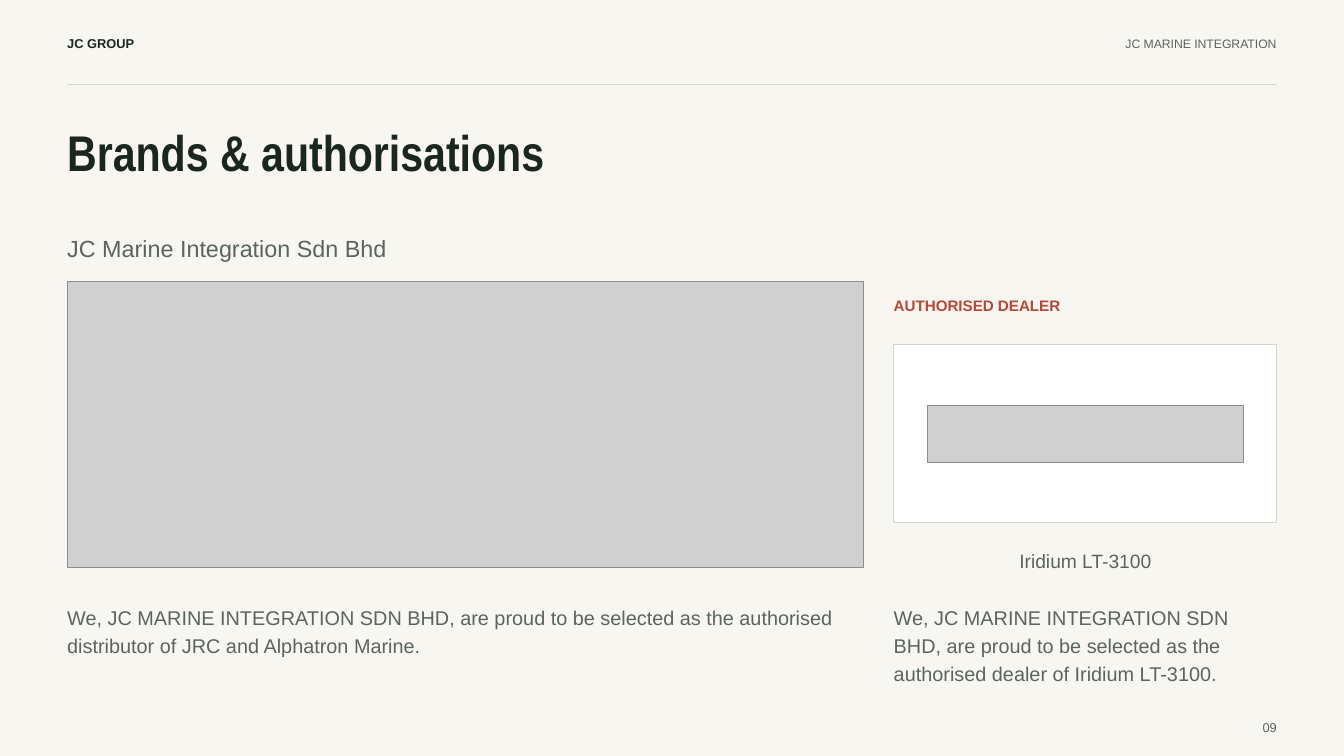
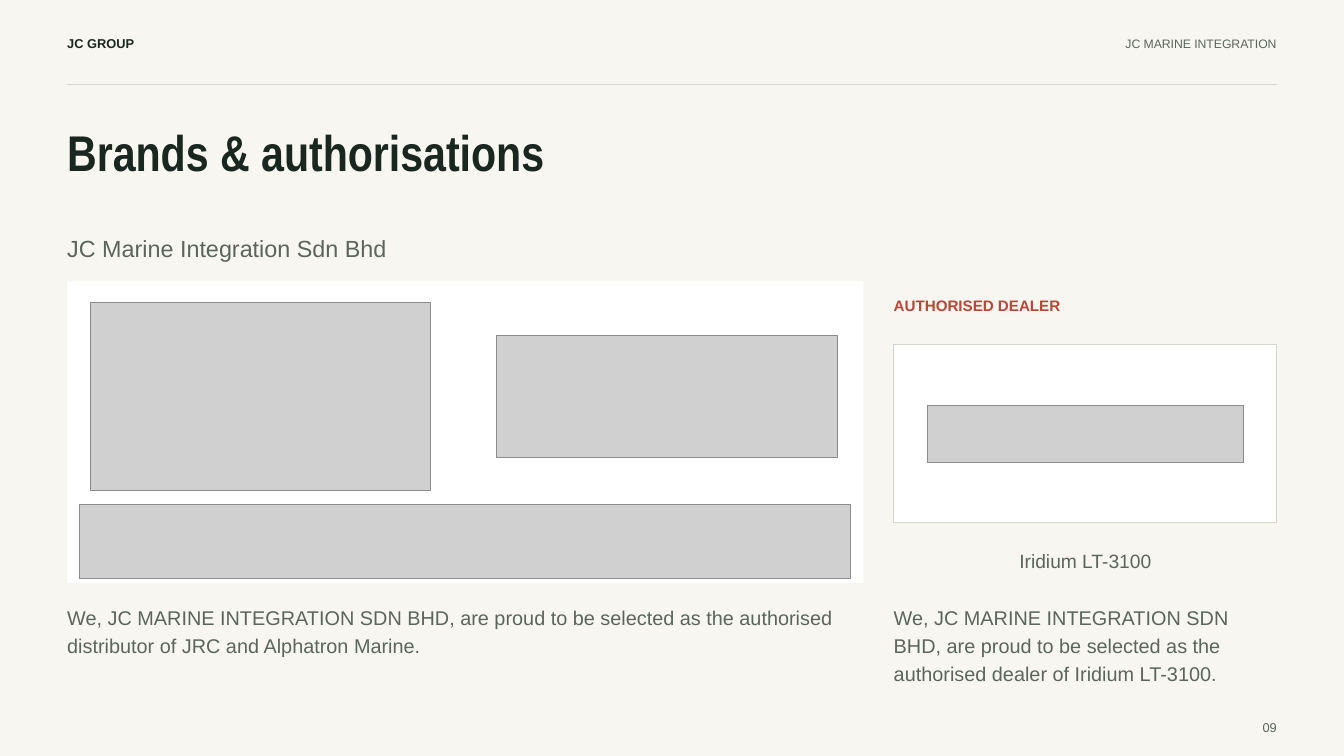
Before and after one commit to huijing05/ppt, a slide deck: slide 9 of full-content-update/03_Editorial_Full_Content.pptx. Drawn at 1344x756 pixels with LibreOffice and Linux fonts; fonts in the diff are those of the drawing; grey boxes stand for pictures. Boxes give left, top, right and bottom in pixels: in the first picture for what was removed or moved away, otherwise in the second. Text is boxed around its words. In the diff, an @@ line names an element or a change of style, - is before the commit and + after.

```diff
--- a/full-content-update/03_Editorial_Full_Content.pptx
+++ b/full-content-update/03_Editorial_Full_Content.pptx
@@ rectangle added at <box>67,281,864,583</box>, fill #FFFFFF @@
@@ picture added at <box>90,302,430,491</box> @@
@@ picture added at <box>497,336,837,458</box> @@
@@ picture: place and size @@
-picture at <box>67,281,864,567</box>
+picture at <box>80,504,851,579</box>
```
Also in this commit, not shown: 10 other files.
